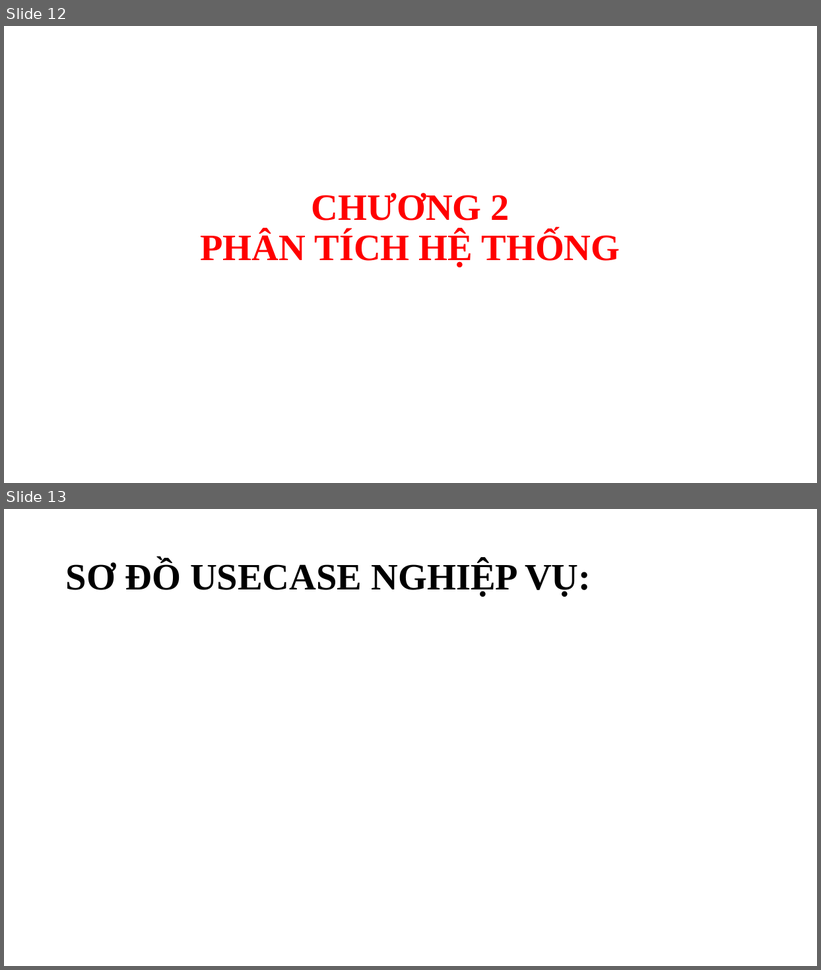
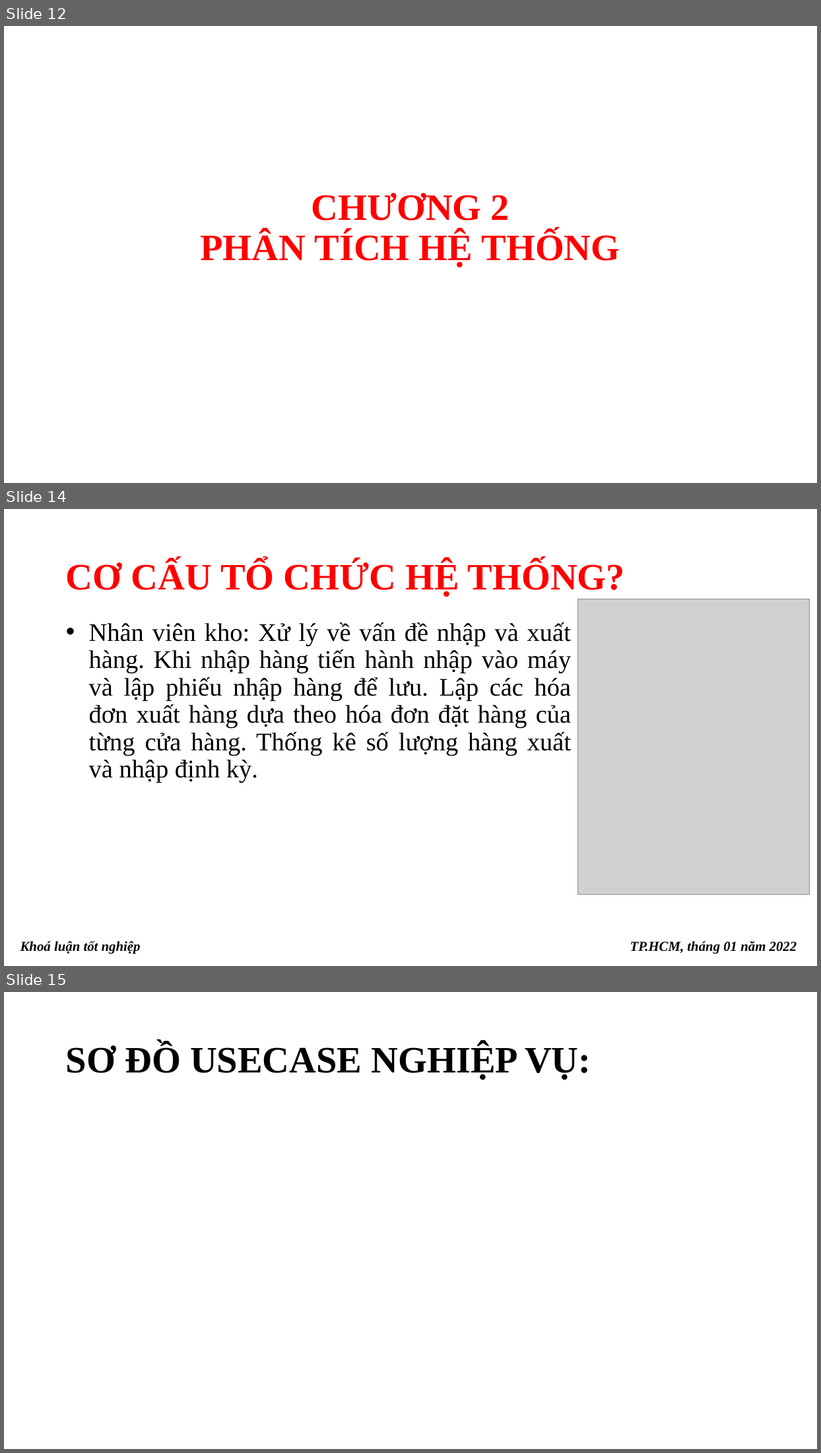
Before and after one commit to khoaluantotnghiep-09dhth-hufi/baocao, a slide deck: ppBaoCao_2.pptx. Shown one above the other, each under a label of ours: slides 12 and 13 before the commit, slides 12, 14 and 15 after it; the slides between them are not shown. The pictures are 821x970 and 821x1453 pixels, drawn with LibreOffice and Linux fonts; fonts in the diff are those of the drawing; grey boxes stand for pictures; background and template pictures are left out. Boxes give left, top, right and bottom in pixels: in the first picture for what was removed or moved away, otherwise in the second. Text is boxed around its words. In the diff, an @@ line names an element or a change of style, - is before the commit and + after.

```diff
--- a/ppBaoCao_2.pptx
+++ b/ppBaoCao_2.pptx
@@ slide 14 added at (x1=4, y1=509, x2=817, y2=966), background #FFFFFF @@
@@ title added at (x1=66, y1=560, x2=625, y2=597), 44 pt, text #FF0000, bold @@
+CƠ CẤU TỔ CHỨC HỆ THỐNG?
@@ picture added at (x1=578, y1=599, x2=810, y2=895) @@
@@ text added at (x1=89, y1=623, x2=572, y2=784), 30 pt, text #000000 @@
+• Nhân viên kho: Xử lý về vấn đề nhập và xuất hàng. Khi nhập hàng tiến hành nhập vào máy và lập phiếu nhập hàng để lưu. Lập các hóa đơn xuất hàng dựa theo hóa đơn đặt hàng của từng cửa hàng. Thống kê số lượng hàng xuất và nhập định kỳ.
@@ text added at (x1=20, y1=941, x2=797, y2=955), 16.2 pt, text #000000, bold, italic @@
+Khoá luận tốt nghiệp TP.HCM, tháng 01 năm 2022
@@ what was slide 13 is now slide 15 @@
```
Also in this commit, not shown: 6 slides changed, 1 other slide added, 1 other file.
